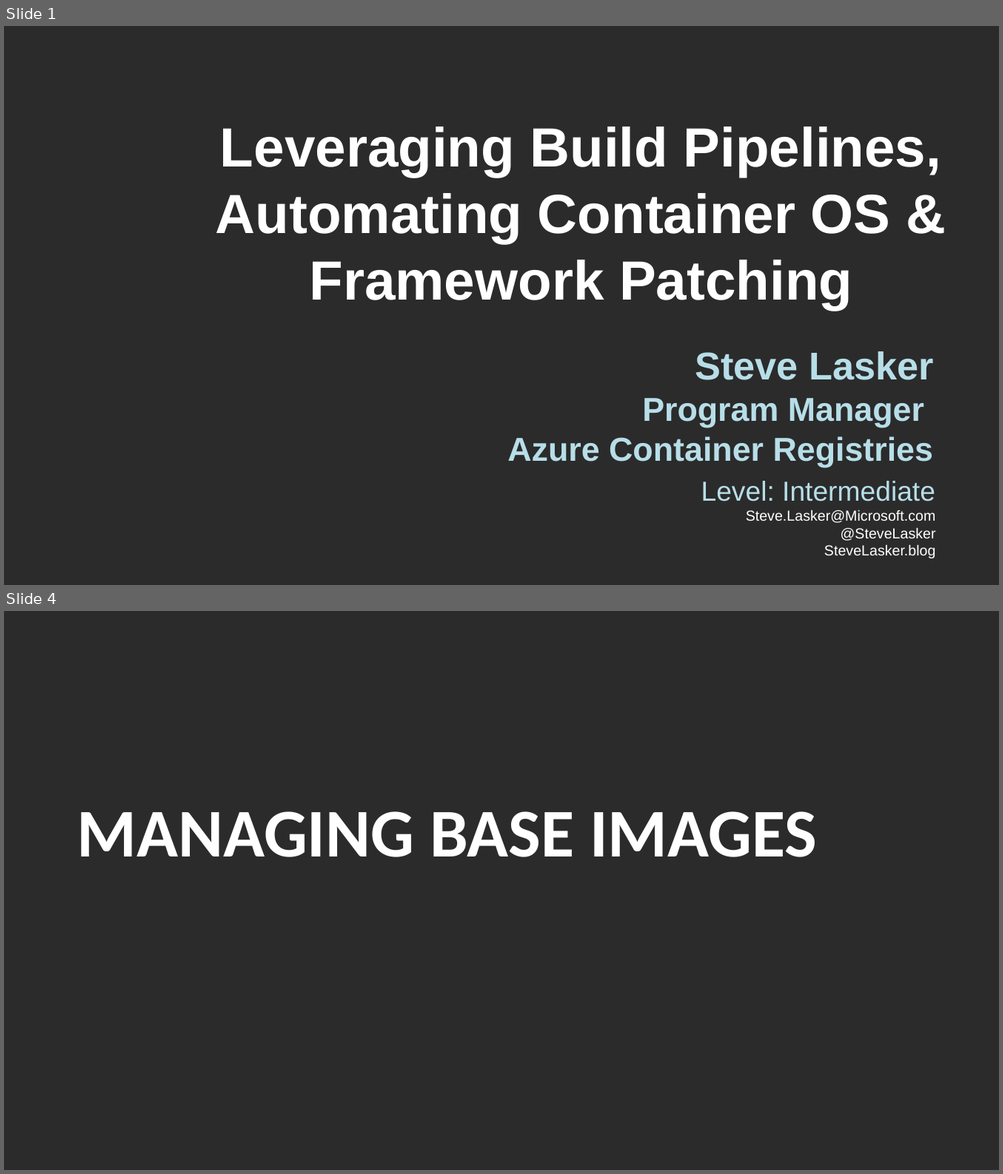
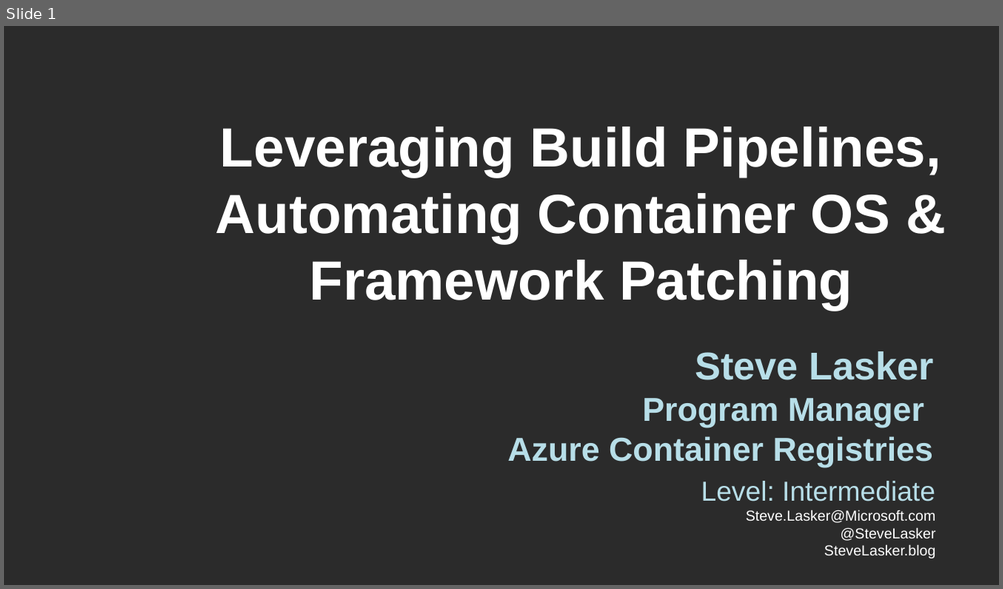
Before and after one commit to SteveLasker/Presentations, a slide deck: CloudContainersLive19-OSandFxPatching.pptx. Shown one above the other, each under a label of ours: slides 1 and 4 before the commit, slide 1 after it; the slides between them are not shown. The pictures are 1003x1174 and 1003x589 pixels, drawn with LibreOffice and Linux fonts; fonts in the diff are those of the drawing; background and template pictures are left out; a plain dark background stands for a picture behind light text. Boxes give left, top, right and bottom in pixels: in the first picture for what was removed or moved away, otherwise in the second. Text is boxed around its words. In the diff, an @@ line names an element or a change of style, - is before the commit and + after.

```diff
--- a/CloudContainersLive19-OSandFxPatching.pptx
+++ b/CloudContainersLive19-OSandFxPatching.pptx
@@ slide 4 removed at <box>4,611,999,1170</box>, background picture (left out) @@
@@ title removed at <box>77,812,817,857</box> @@
-MANAGING BASE IMAGES
```
Also in this commit, not shown: 2 slides changed, 7 slides added, 6 other files.
